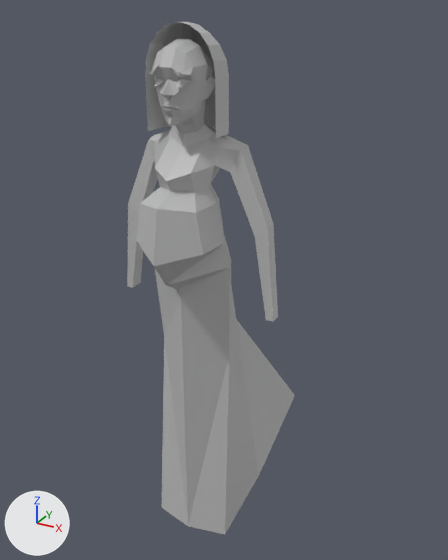
The FBX model Assets/Models/helene.fbx: old version first, new version second.
Before and after are seen from a 50 mm camera at (0.275, -0.414, 0.081) aimed at (-0.016, 0.115, -0.183). Lighting does not change. The marker at lower left points along +X, +Y and +Z. Where no turn or scale is listed for an object, it has been applied to the vertices.

The first picture shows 'helene'.
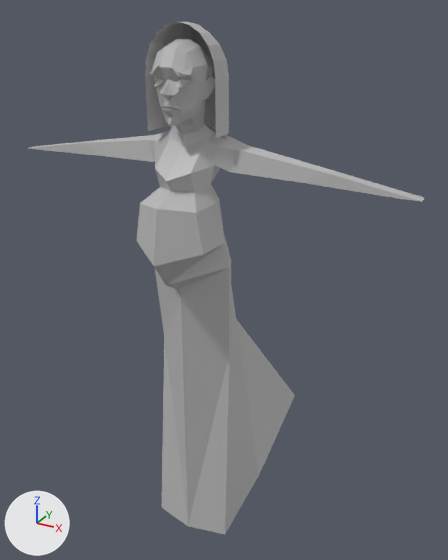
Changed parts and their boxes [x1, y1, x2, y2] in the pictures (448 x 560 px; the box of a moved part takes in the faces that stretch with it):
'helene', reshaped (135% wider)
    before: [127, 22, 295, 534]
    after: [29, 22, 425, 534]
part 1 of me_mesh, moved or reshaped
    before: [127, 141, 158, 288]
    after: [29, 135, 153, 162]
part 2 of me_mesh, moved or reshaped
    before: [230, 146, 278, 322]
    after: [231, 145, 425, 202]

Edits to the bpy script that builds the scene:
```text
Change me_mesh:
    where me_mesh.from_pydata(...)  # 297 vertices, 354 faces; spans x -0.079..0.079, y -0.027..0.292, z -0.452..0.043
    used by ob_helene; location = (0.0, -0.006, 0.029)
    me_mesh part 1
    me_mesh.vertices[244].co: (-0.071, 0.037, -0.114) -> (-0.119, 0.037, -0.063)  # pixel (128, 203) -> pixel (83, 142)
    me_mesh.vertices[245].co: (-0.06, 0.037, -0.124) -> (-0.099, 0.037, -0.073)  # pixel (138, 215) -> pixel (100, 155)
    me_mesh.vertices[248].co: (-0.071, 0.048, -0.114) -> (-0.119, 0.048, -0.063)  # not seen -> pixel (90, 140)
    me_mesh.vertices[250].co: (-0.06, 0.05, -0.121) -> (-0.099, 0.05, -0.07)
    me_mesh.vertices[289].co: (-0.079, 0.037, -0.2) -> (-0.191, 0.037, -0.075)  # pixel (127, 286) -> pixel (27, 148)
    me_mesh.vertices[290].co: (-0.072, 0.037, -0.2) -> (-0.175, 0.037, -0.075)  # pixel (132, 287) -> pixel (39, 149)
    me_mesh.vertices[293].co: (-0.079, 0.048, -0.2) -> (-0.191, 0.048, -0.075)  # not seen -> pixel (35, 146)
    me_mesh.vertices[295].co: (-0.072, 0.05, -0.2) -> (-0.175, 0.05, -0.075)  # pixel (140, 282) -> not seen
    me_mesh part 2
    me_mesh.vertices[246].co: (0.071, 0.037, -0.114) -> (0.119, 0.037, -0.063)  # pixel (267, 227) -> pixel (326, 173)
    me_mesh.vertices[247].co: (0.06, 0.037, -0.124) -> (0.099, 0.037, -0.073)  # pixel (254, 236) -> pixel (301, 182)
    me_mesh.vertices[249].co: (0.071, 0.048, -0.114) -> (0.119, 0.048, -0.063)  # pixel (273, 223) -> pixel (331, 169)
    me_mesh.vertices[251].co: (0.06, 0.05, -0.121) -> (0.099, 0.05, -0.07)
    me_mesh.vertices[291].co: (0.079, 0.037, -0.2) -> (0.191, 0.037, -0.075)  # pixel (272, 321) -> pixel (421, 201)
    me_mesh.vertices[292].co: (0.072, 0.037, -0.2) -> (0.175, 0.037, -0.075)  # pixel (265, 320) -> pixel (399, 198)
    me_mesh.vertices[294].co: (0.079, 0.048, -0.2) -> (0.191, 0.048, -0.075)  # pixel (278, 316) -> pixel (425, 197)
    me_mesh.vertices[296].co: (0.072, 0.05, -0.2) -> (0.175, 0.05, -0.075)
```
